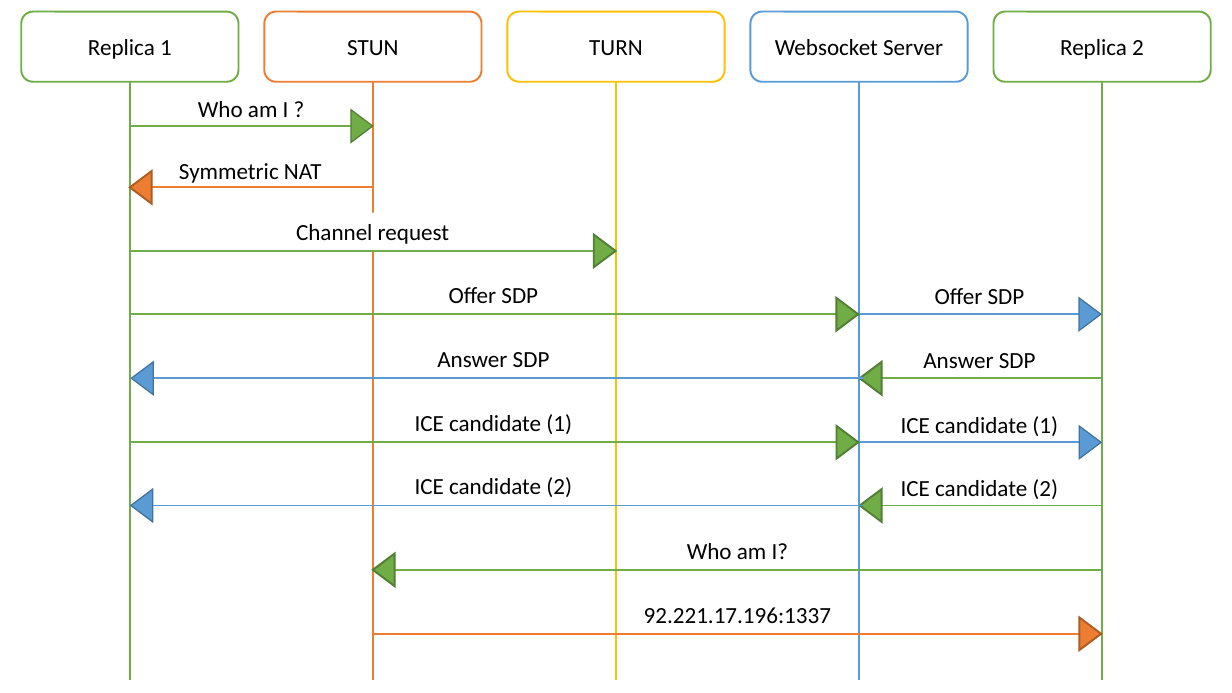
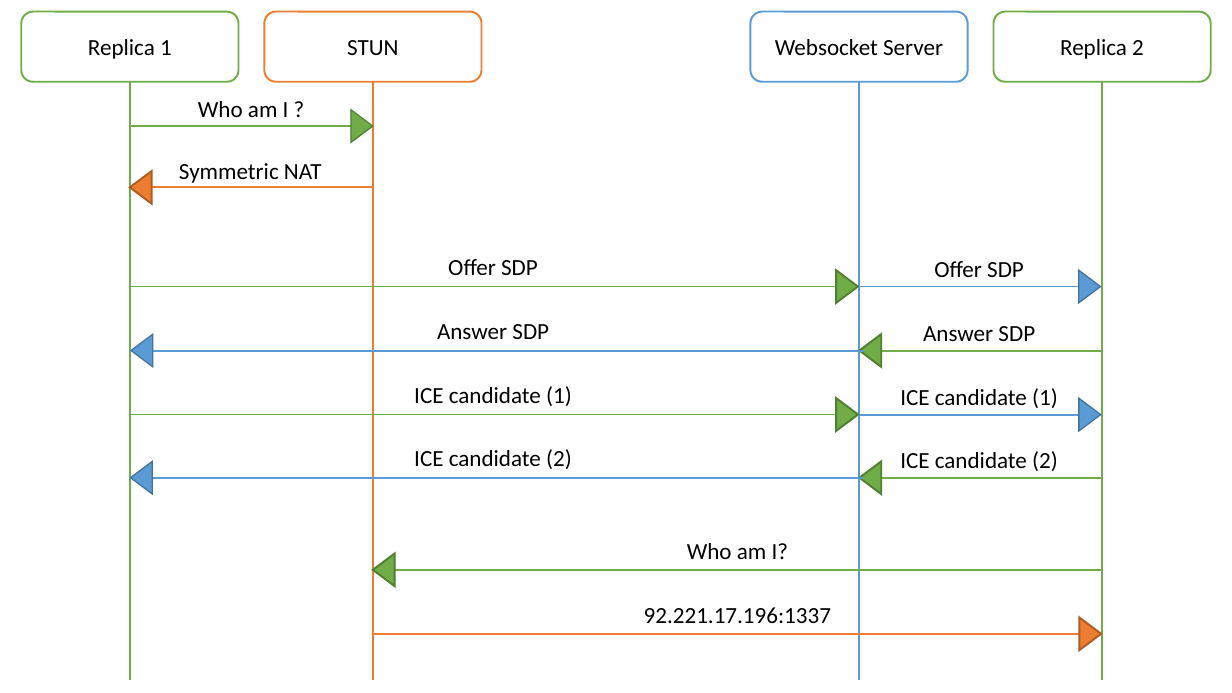
Before and after one commit to sandertungeaspoy/HotstuffWASM, a slide deck: slide 10 of WIP.pptx. Drawn at 1232x693 pixels with LibreOffice and Linux fonts; fonts in the diff are those of the drawing. Boxes give left, top, right and bottom in pixels: in the first picture for what was removed or moved away, otherwise in the second. Text is boxed around its words. In the diff, an @@ line names an element or a change of style, - is before the commit and + after.

Commit message:
WIP

```diff
--- a/WIP.pptx
+++ b/WIP.pptx
@@ group removed at <box>129,12,725,680</box>: 1 rounded rectangle, 1 line, 1 arrow, 1 triangle, 1 text @@
-TURN
-Channel request
@@ 2 texts, 2 arrows, 2 triangles: place and size @@
-2 texts, 2 arrows, 2 triangles at <box>129,287,1102,522</box>
+2 texts, 2 arrows, 2 triangles at <box>129,259,1101,494</box>
@@ 6 texts, 6 arrows, 6 triangles: place and size @@
-6 texts, 6 arrows, 6 triangles at <box>129,298,1103,506</box>
+6 texts, 6 arrows, 6 triangles at <box>129,270,1103,478</box>
```
